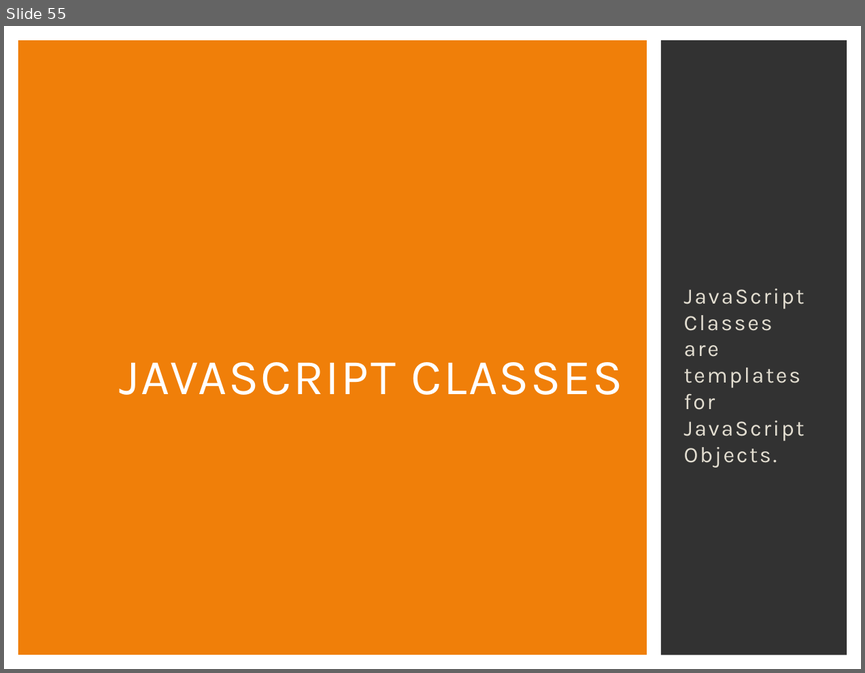
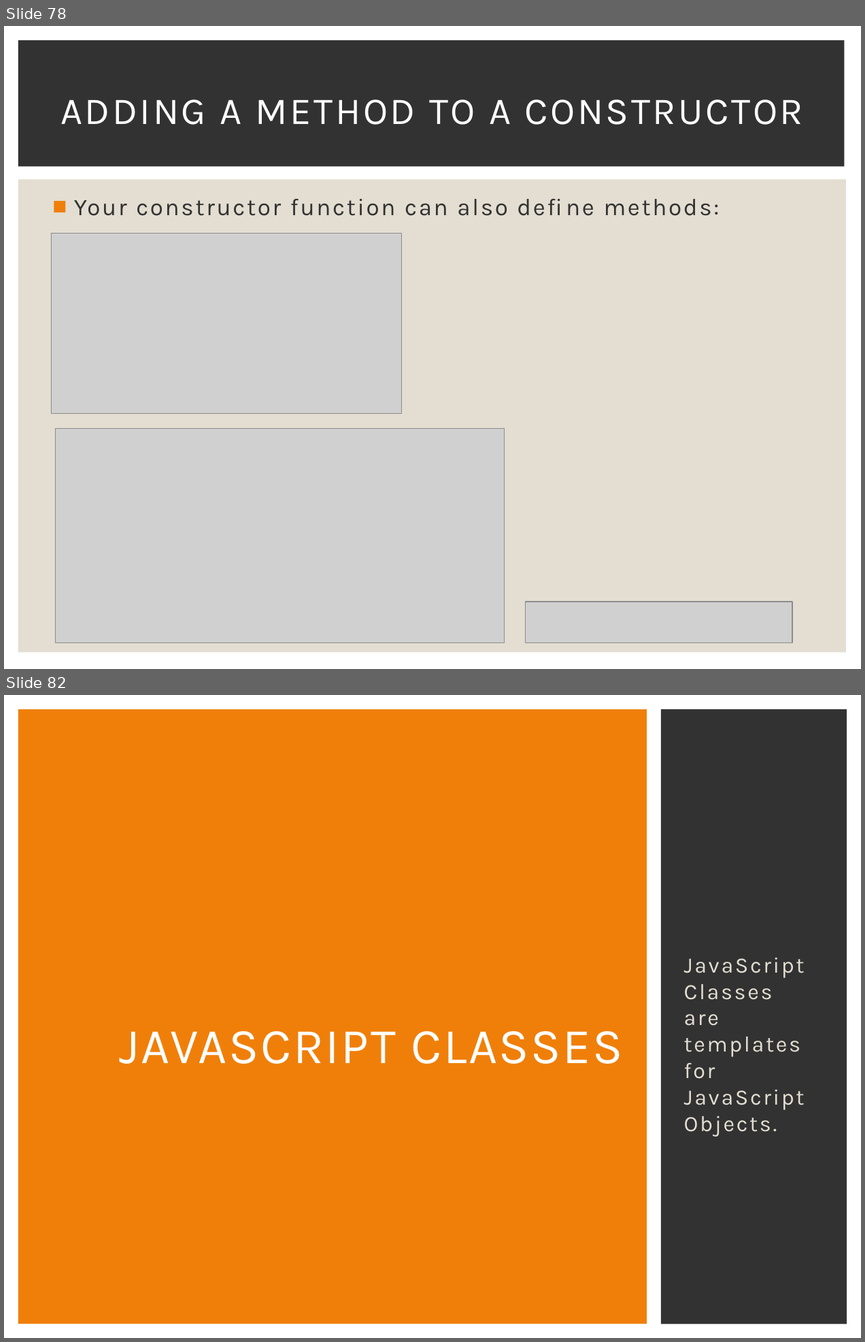
Before and after one commit to Karamihova/Fundamentals-JS, a slide deck: Programming Prep.pptx. Shown one above the other, each under a label of ours: slide 55 before the commit, slides 78 and 82 after it; the slides between them are not shown. The pictures are 865x673 and 865x1342 pixels, drawn with LibreOffice and Linux fonts; fonts in the diff are those of the drawing; grey boxes stand for pictures. Boxes give left, top, right and bottom in pixels: in the first picture for what was removed or moved away, otherwise in the second. Text is boxed around its words. In the diff, an @@ line names an element or a change of style, - is before the commit and + after.

```diff
--- a/Programming Prep.pptx
+++ b/Programming Prep.pptx
@@ slide 78 added at [4, 26, 861, 669], background #FFFFFF @@
@@ rectangle added at [18, 40, 844, 167], fill #323232 @@
@@ title added at [60, 99, 804, 125], 32 pt, text #FFFFFF @@
+ADDING A METHOD TO A CONSTRUCTOR
@@ rectangle added at [18, 180, 847, 652], fill #E3DED1 @@
@@ text added at [74, 199, 719, 216], 20 pt, text #323232 @@
+■ Your constructor function can also define methods:
@@ picture added at [51, 233, 400, 414] @@
@@ picture added at [56, 428, 504, 642] @@
@@ picture added at [525, 602, 791, 643] @@
@@ what was slide 55 is now slide 82 @@
```
Also in this commit, not shown: 1 slide changed, 26 other slides added.
